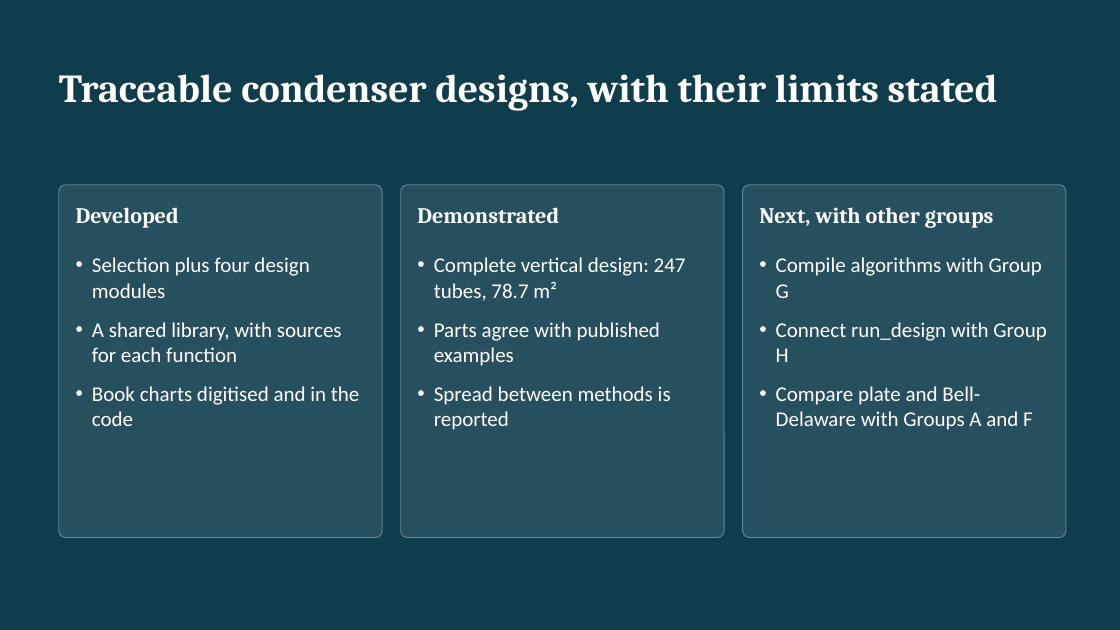
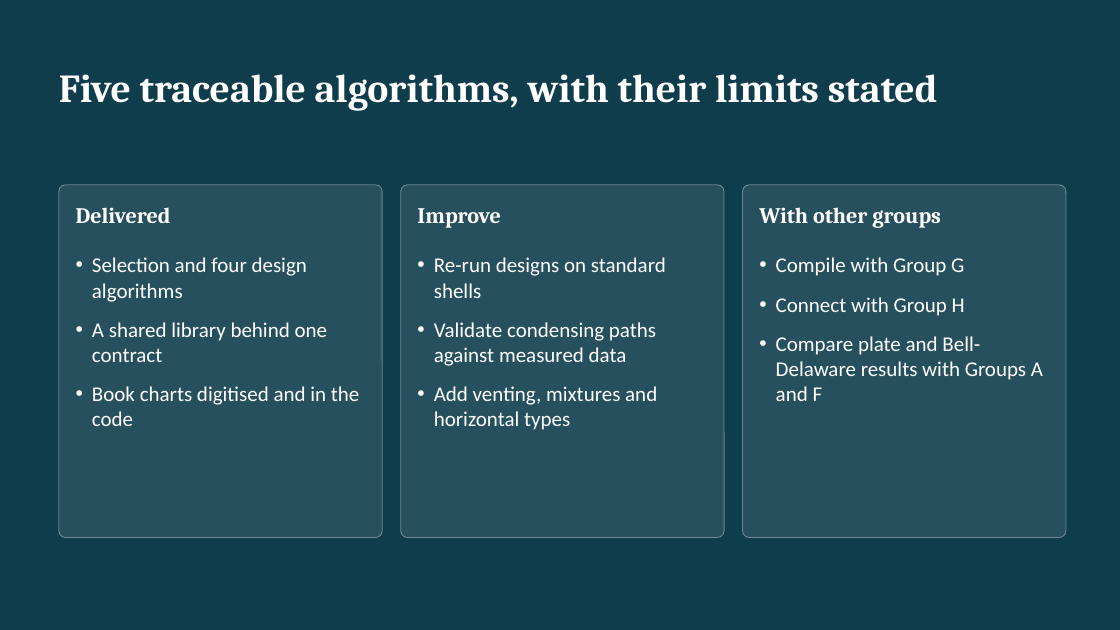
Before and after one commit to Raghav589/condenser-design-app, a slide deck: slide 14 of deliverables/ME6220_Group_D_Condenser.pptx. Drawn at 1120x630 pixels with LibreOffice and Linux fonts; fonts in the diff are those of the drawing. Boxes give left, top, right and bottom in pixels: in the first picture for what was removed or moved away, otherwise in the second. Text is boxed around its words. In the diff, an @@ line names an element or a change of style, - is before the commit and + after.

```diff
--- a/deliverables/ME6220_Group_D_Condenser.pptx
+++ b/deliverables/ME6220_Group_D_Condenser.pptx
@@ title at (59,74,938,111): text changed @@
-Traceable condenser designs, with their limits stated
+Five traceable algorithms, with their limits stated
@@ text at (76,207,171,223): text changed @@
-Developed
+Delivered
@@ text at (417,208,500,228): text changed @@
-Demonstrated
+Improve
@@ text at (759,207,941,228): text changed @@
-Next, with other groups
+With other groups
@@ text at (92,257,328,362): text changed @@
-• Selection plus four design modules
-• A shared library, with sources for each function
+• Selection and four design algorithms
+• A shared library behind one contract
@@ text at (434,257,666,430): text changed @@
-• Complete vertical design: 247 tubes, 78.7 m²
-• Parts agree with published examples
-• Spread between methods is reported
+• Re-run designs on standard shells
+• Validate condensing paths against measured data
+• Add venting, mixtures and horizontal types
@@ text at (776,257,1043,401): text changed @@
-• Compile algorithms with Group G
-• Connect run_design with Group H
-• Compare plate and Bell-Delaware with Groups A and F
+• Compile with Group G
+• Connect with Group H
+• Compare plate and Bell-Delaware results with Groups A and F
```
Also in this commit, not shown: 11 other slides changed, 8 slides added, 6 slides removed.
